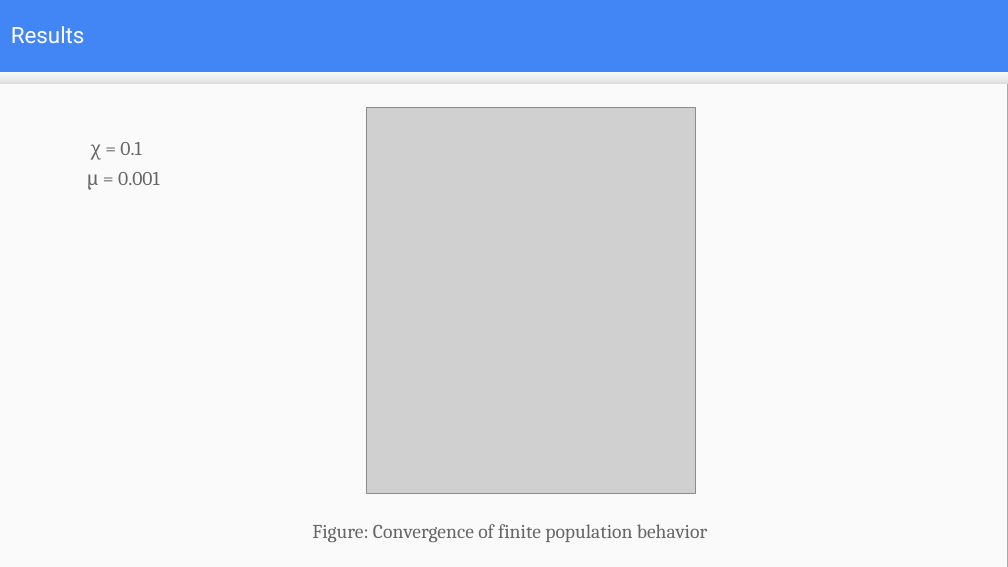
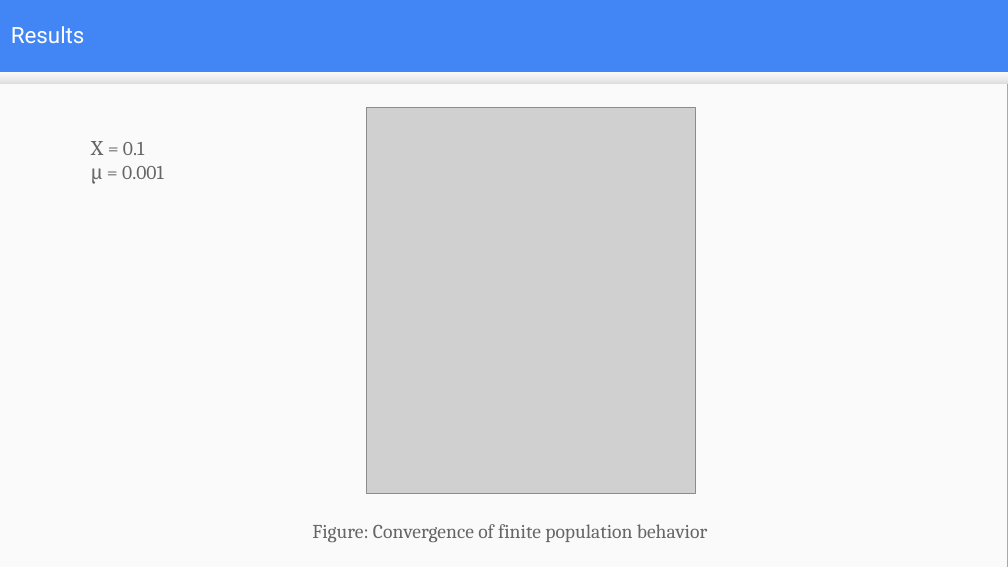
Before and after one commit to mduwalsh/project, a slide deck: slide 17 of thesis_slides_mahendra.odp (slide 16 before the commit). Drawn at 1008x567 pixels with LibreOffice and Linux fonts; fonts in the diff are those of the drawing; grey boxes stand for pictures. Boxes give left, top, right and bottom in pixels: in the first picture for what was removed or moved away, otherwise in the second. Text is boxed around its words. In the diff, an @@ line names an element or a change of style, - is before the commit and + after.

```diff
--- a/thesis_slides_mahendra.odp
+++ b/thesis_slides_mahendra.odp
@@ text "Χ = 0.1": place and size @@
-text "Χ = 0.1" at (87, 172, 160, 190)
+text "Χ = 0.1" at (91, 141, 164, 184)
@@ text at (91, 141, 144, 155): paragraph added @@
+Χ = 0.1
@@ text removed at (91, 142, 141, 160) @@
-χ = 0.1
```
Also in this commit, not shown: 10 other slides changed, 13 slides added, 4 slides removed, 4 other files.
